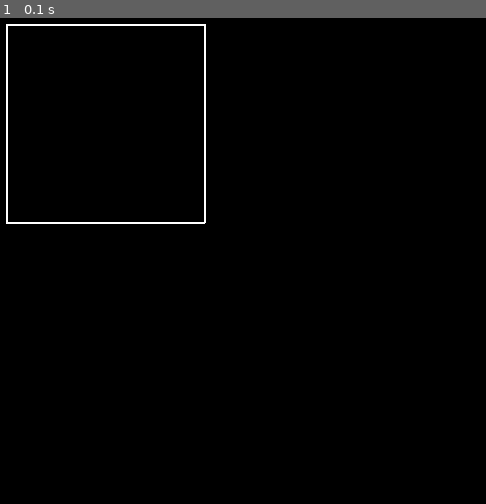
Above: before the commit, frame 1.
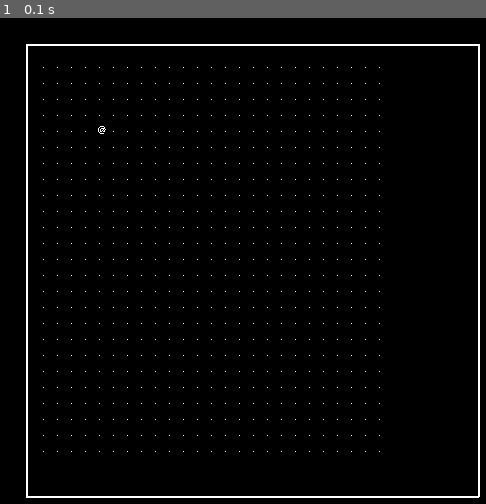
Above: after the commit, the same moment.

Repository: brandr/Roguelike_Python
Game: pygame game, started from gamelauncher.py
The game is run twice, just before and just after one commit, with the same random seed, the same clock (stepped at 60 frames per second) and the same inputs.
Inputs:
- Up to frame 1 (0.1 s): no input

The runs differ from the first frame. In frame 1, 2.5% of the frame differs, in the area x 1-99%, y 1-99%.

Commit message:
it is now possible to move the player around an empty level. However, there seems to be some lag that we need to fix.

Diff:
--- /dev/null
+++ b/controls.py
@@ -0,0 +1,47 @@
+""" Parses keyboard input and passes it to various components of the game for
+	processing.
+"""
+
+from level import *
+
+class Controls:
+	""" Controls( ... ) -> Controls
+
+		TODO: docstring
+
+	"""
+
+
+
+	def __init__(self, player):
+		self.player = player
+
+	def process_event(self, e):
+		if e.type == QUIT: raise(SystemExit)
+		#if e.type != KEYDOWN and e.type != KEYUP:
+		#	return
+		if e.type == KEYDOWN:
+			if e.key in(CONTROL_MAP):
+				action = CONTROL_MAP[e.key]
+				action(self, e.key)
+
+	def move_input(self, key):
+		if(key in DIRECTION_MAP):
+			direction = DIRECTION_MAP[key]
+			self.player.temp_move(direction) #TEMP METHOD
+
+move = Controls.move_input
+
+CONTROL_MAP = {
+	K_UP:move, K_DOWN:move, K_LEFT:move, K_RIGHT:move,
+
+	K_KP1:move, K_KP2:move, K_KP3:move, K_KP4:move, K_KP5:move,
+	K_KP6:move, K_KP7:move, K_KP8:move, K_KP9:move #TODO
+}
+
+DIRECTION_MAP = {
+	K_UP:(0, -1), K_DOWN:(0, 1), K_LEFT:(-1, 0), K_RIGHT:(1,0),
+
+	K_KP1:(-1, 1), K_KP2:(0, 1), K_KP3:(1, 1), K_KP4:(-1, 0), K_KP5:(0, 0), #TODO
+	K_KP6:(1, 0), K_KP7:(-1, -1), K_KP8:(0, -1), K_KP9:(1, -1)
+} #TODO
--- a/gamescreen.py
+++ b/gamescreen.py
@@ -1,6 +1,7 @@
 """This is the screen used to play the game."""
 
-from pane import *
+from mappane import *
+from controls import *
 
 BACKGROUND_COLOR = Color("#FFFFFF")
 WIN_WIDTH = 800
@@ -30,30 +31,36 @@
         pygame.display.set_caption("DIS A ROGUELIKE")
         timer = pygame.time.Clock()
 
-        #bg = Surface((32, 32))
-        #bg.convert()
-        #bg.fill(BACKGROUND_COLOR)
+        #temp for testing
 
-        map_pane = Pane(20, 20, 200, 200)
+        test_level = Level(25, 25, 1)
+        map_pane = MapPane(test_level)
+        player_1 = Player() #TODO: args
+        test_level.add_player(player_1, 4, 4)
+
+        game_controls = Controls(player_1)
+        #temp for testing
 
         #start_level = dungeon.start_level() havent made dungeon or levels yet.
-        #player = Player(...) #havent made player yet
+
         #start_level.addPlayer(player)
 
         while 1:
             timer.tick(100)
 
             for e in pygame.event.get():
-                if e.type == QUIT: raise(SystemExit)
-                if e.type == KEYDOWN and e.key == K_ESCAPE:
-                    raise (SystemExit)
+                game_controls.process_event(e)
+                #if e.type == QUIT: raise(SystemExit)
+                #if e.type == KEYDOWN and e.key == K_ESCAPE:
+                #    raise (SystemExit)
 
             #TODO: put key presses and associated values here, unless this is handled by another class.
 
         # draw background
             #for y in range(32):
             #    for x in range(32):
-            screen.blit(map_pane.contents, (map_pane.x_off, map_pane.y_off))
+            map_pane.level_update()
+            screen.blit(map_pane.draw_pane_image(), (map_pane.x_off, map_pane.y_off))
             pygame.display.update()
                     #screen.blit(bg, (x * 32, y * 32))
            #TODO: perform proper updates based on keyboard input here.
--- /dev/null
+++ b/level.py
@@ -0,0 +1,78 @@
+""" A level of the dungeon, usually filled with monsters and treasure.
+"""
+
+#TODO: import as necessary.
+from tile import *
+from player import * #TEMP. player should inherit from something else.
+class Level:
+	""" Level( int, int, int ) -> Level
+
+	A level exists in the context of a larger dungeon. It contains a two-dimensional
+	set of tiles which beings such as the player can traverse.
+
+	Attributes:
+
+	width and height are the dimensions of the Level in tiles.
+	"""
+
+	def __init__(self, width, height, depth): #TODO: other args if necessary
+		self.width, self.height = width, height
+		self.depth = depth
+		self.tiles = []
+		self.init_tiles()
+		self.level_map = Surface((width * TILE_WIDTH, height * TILE_HEIGHT))
+		self.player = None
+
+	def init_tiles(self):
+		for y in range(self.height):
+			self.tiles.append([])
+			for x in range(self.width):
+				next_tile = Tile(x, y) #TODO: change if tiles get args
+				self.tiles[y].append(next_tile)
+
+	def update_map(self):
+		self.clear_map()
+		for y in range(self.height):
+			for x in range(self.width):
+				next_tile = self.tile_at(x, y)
+				next_symbol = next_tile.symbol_image()
+				self.level_map.blit(next_symbol, (x * TILE_WIDTH, y * TILE_HEIGHT))
+
+	def clear_map(self):
+		self.level_map =  Surface((self.width * TILE_WIDTH, self.height * TILE_HEIGHT))
+
+	def add_player(self, player, x, y):
+		self.player = player
+		self.add_being(player, x, y)
+
+	def add_being(self, being, x, y):
+		if(self.valid_tile(x, y)):
+			self.tiles[y][x].set_being(being)
+			being.current_level = self
+
+		#TODO: draw the level map only once, and just blit subsurfaces of it
+		# as the player moves around.
+		#TODO: return type should be an image of some kind
+	def level_map_section(self, x1, y1, x2, y2):
+		self.update_map()
+		map_width, map_height = TILE_WIDTH * (x2 - x1), TILE_HEIGHT * (y2 - y1)
+		l_map = Surface((map_width, map_height))
+		x_start, y_start = x1 * TILE_WIDTH, y1 * TILE_HEIGHT
+		x_end, y_end = x2 * TILE_WIDTH, y2 * TILE_HEIGHT
+		section_x1, section_y1 = max(0, x_start), max(0, y_start)
+		section_x2, section_y2 = min(TILE_WIDTH * self.width, x_end), min(TILE_HEIGHT * self.height, y_end)
+		section = self.level_map.subsurface(section_x1, section_y1, section_x2, section_y2)
+		blit_off_x, blit_off_y = TILE_WIDTH + max(0, -1 * x_start), TILE_HEIGHT + max(0, -1 * y_start)
+		l_map.blit(section, (blit_off_x, blit_off_y))
+		return l_map
+
+	def tile_at(self, x, y):
+		#TODO: error checking? (might want it before this method is called in many cases.)
+		return self.tiles[y][x]
+
+	def valid_tile(self, x, y):
+		return x >= 0 and y >= 0 and x < self.width and y < self.height
+
+	def temp_place_being(self, being, x, y): #used for movement. TEMPORARY.
+		if(self.valid_tile(x, y)):
+			self.tiles[y][x].set_being(being)
--- /dev/null
+++ b/mappane.py
@@ -0,0 +1,34 @@
+""" The pane in wihcih the main map for the game is generated.
+"""
+
+from pane import *
+from level import *
+# NOTE: this isn't high priority, but later on we might want to store the map
+# pane dimensions someplace where it's easier to see the values that they are relative to.
+# (i.e., total screen size and whatnot.)
+
+MAP_PANE_X = 40
+MAP_PANE_Y = 40
+
+MAP_PANE_WIDTH = 450
+MAP_PANE_HEIGHT = 450
+
+class MapPane(Pane):
+	""" MapPane ( ) -> MapPane
+
+	TODO: describe a MapPane and what it does
+
+	Attributes:
+
+	TODO
+
+	"""
+
+	def __init__(self, level):
+		Pane.__init__(self, MAP_PANE_X, MAP_PANE_Y, MAP_PANE_WIDTH, MAP_PANE_HEIGHT)
+		self.current_level = level
+
+	def level_update(self): #TODO: args
+		x1, x2, y1, y2 = 0, 0, 35, 35 #temporary values for testing. TODO: might want to take these as args, or derive them from current_level.
+		level_map = self.current_level.level_map_section(x1, x2, y1, y2)
+		self.update(level_map)
--- a/pane.py
+++ b/pane.py
@@ -1,8 +1,7 @@
 """ An abstract pane class representing a visual, immobile pane of the game screen.
 """
 
-import pygame
-from pygame import *
+from tile import *
 from numpy import *
 
 WHITE = Color("#FFFFFF")
@@ -16,17 +15,27 @@
 	"""
 
 	def __init__(self, x, y, width, height):
-		self.x_off = x
-		self.y_off = y
-		self.contents = Surface((width, height))
-		self.draw_borders(width - 2, height - 2)
+		self.x_off, self.y_off = x, y
+		self.width, self.height = width, height
+		self.contents = Surface((self.width, self.height))
+		self.pane_image = Surface((self.width + 4, self. height + 4)) # add 2 * 2 for the borders.
+		self.draw_borders(width + 2, height + 2)
 
 	def draw_borders(self, width, height):
-		pygame.draw.line(self.contents, WHITE, (0, 0), (width, 0), 2)
-		pygame.draw.line(self.contents, WHITE, (width, 0), (width, height), 2)
-		pygame.draw.line(self.contents, WHITE, (width, height), (0, height), 2)
-		pygame.draw.line(self.contents, WHITE, (0, height), (0, 0), 2)
-		#self.contents.fill(WHITE)
-		#self.rect = Rect(x, y, width, height)
+		pygame.draw.line(self.pane_image, WHITE, (0, 0), (width, 0), 2)
+		pygame.draw.line(self.pane_image, WHITE, (width, 0), (width, height), 2)
+		pygame.draw.line(self.pane_image, WHITE, (width, height), (0, height), 2)
+		pygame.draw.line(self.pane_image, WHITE, (0, height), (0, 0), 2)
 
+	def update(self, contents = None):
+		self.clear()
+		if(contents != None):
+			self.contents.blit(contents, (0, 0))
+
+	def clear(self):
+		self.contents = Surface((self.width, self.height))
+
+	def draw_pane_image(self):
+		self.pane_image.blit(self.contents, (2, 2))
+		return self.pane_image
 		# TODO: add more pane attributes if necessary.
--- /dev/null
+++ b/player.py
@@ -0,0 +1,35 @@
+""" A representation of the player playing the game. The hero that procedurally generated
+dungeons deserve.
+"""
+
+# TODO: imports
+
+PLAYER_SYMBOL = '@'
+
+class Player: #TODO: inheritance
+	""" Player ( ... ) -> Player
+
+	TODO: docstring
+	"""
+
+	def __init__(self): #TODO: args and inheritance
+		self.name = "Link"
+		self.hit_points = (10, 10)
+		self.current_level = None
+		self.current_tile = None
+
+	def current_symbol(self):
+		return PLAYER_SYMBOL
+
+	def coordinates(self):
+		return self.current_tile.coordinates()
+
+	def temp_move(self, direction):
+		#TODO: once movement flowcharts are done, replace this method with better ones.
+		coords = self.coordinates()
+		dest_coords = (coords[0] + direction[0], coords[1] + direction[1])
+		if(self.current_level.valid_tile(dest_coords[0], dest_coords[1])):
+			self.current_tile.remove_being()
+			self.current_level.temp_place_being(self, dest_coords[0], dest_coords[1]) #TEMP method
+
+	#TODO: first thing to do is make sure the player can move around on the map and have the camera follow him.
--- /dev/null
+++ b/tile.py
@@ -0,0 +1,52 @@
+""" A single space on a level in the dungeon.
+"""
+
+import pygame
+from pygame import *
+
+BLANK_SYMBOL = ' '
+EMPTY_TILE_FLOOR_SYMBOL = '·'
+TILE_WIDTH = 14		#TEMP, might use font getters instead
+TILE_HEIGHT = 16
+WHITE = Color("#FFFFFF")
+BLACK = Color("#000000")
+
+class Tile:
+	""" Tile( ... ) -> Tile
+
+	TODO: docstring
+
+	Attributes:
+
+	TODO
+	"""
+
+	def __init__(self, x, y): #TODO: args
+		self.empty_symbol = EMPTY_TILE_FLOOR_SYMBOL
+		self.empty_color = WHITE
+		self.current_being = None
+		self.x, self.y = x, y
+		# TODO: figure out how to handle a tile's contents, their order, and which symbol should appear on top,
+		# along with how to udpade the current symbol properly.
+
+	def current_symbol(self):
+		if(self.current_being != None):
+			return self.current_being.current_symbol()
+		return self.empty_symbol
+
+	def symbol_image(self):
+		symbol_char = self.current_symbol()
+		font = pygame.font.Font(None, 12) 	#TODO: consider making this a constant somewhere, or an arg.
+		symbol_image = font.render(symbol_char, 0, WHITE)
+		return symbol_image
+
+	def set_being(self, being):
+		self.current_being = being
+		being.current_tile = self
+
+	def remove_being(self):
+		self.current_being.current_tile = None
+		self.current_being = None
+
+	def coordinates(self):
+		return (self.x, self.y)
